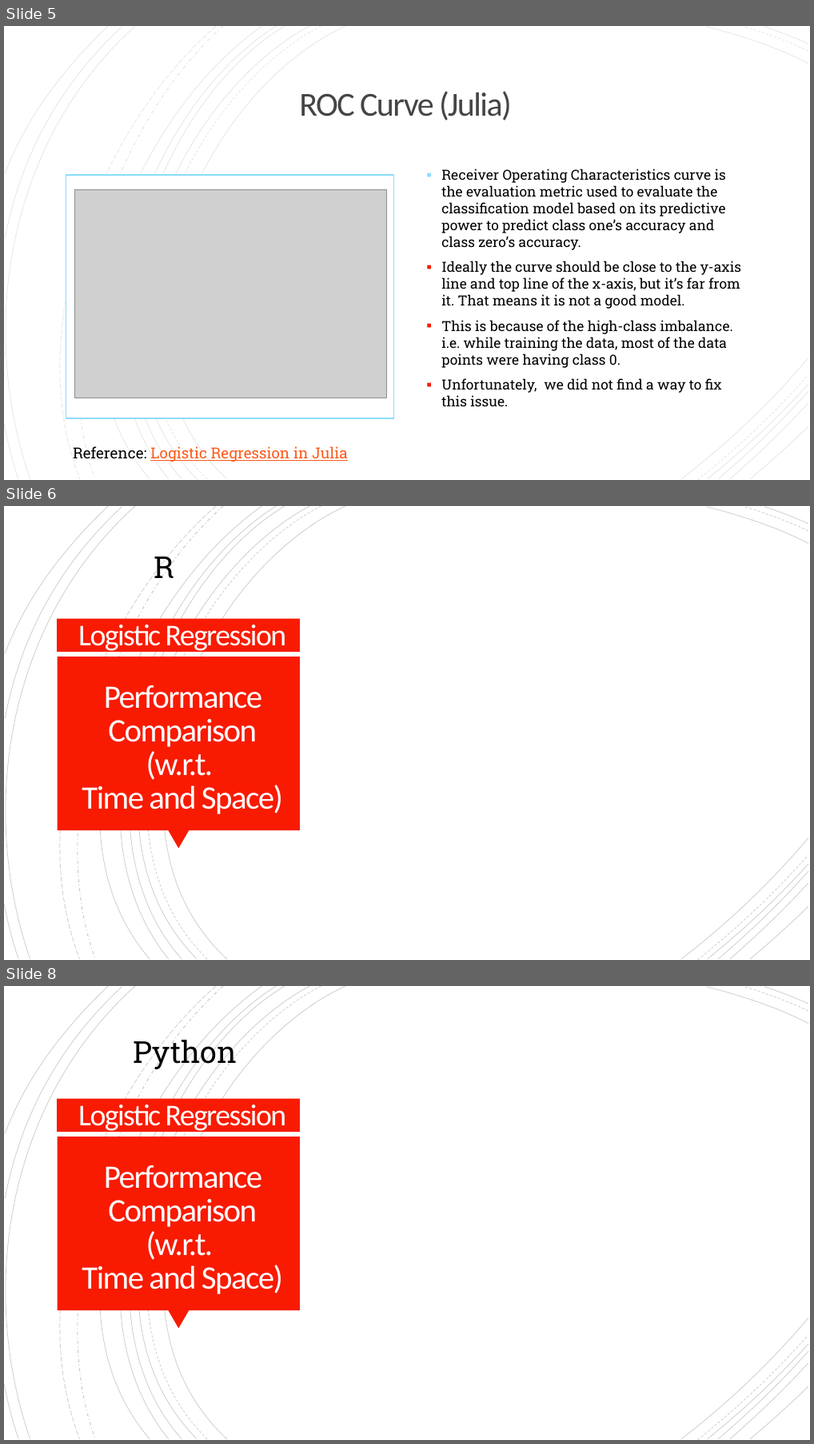
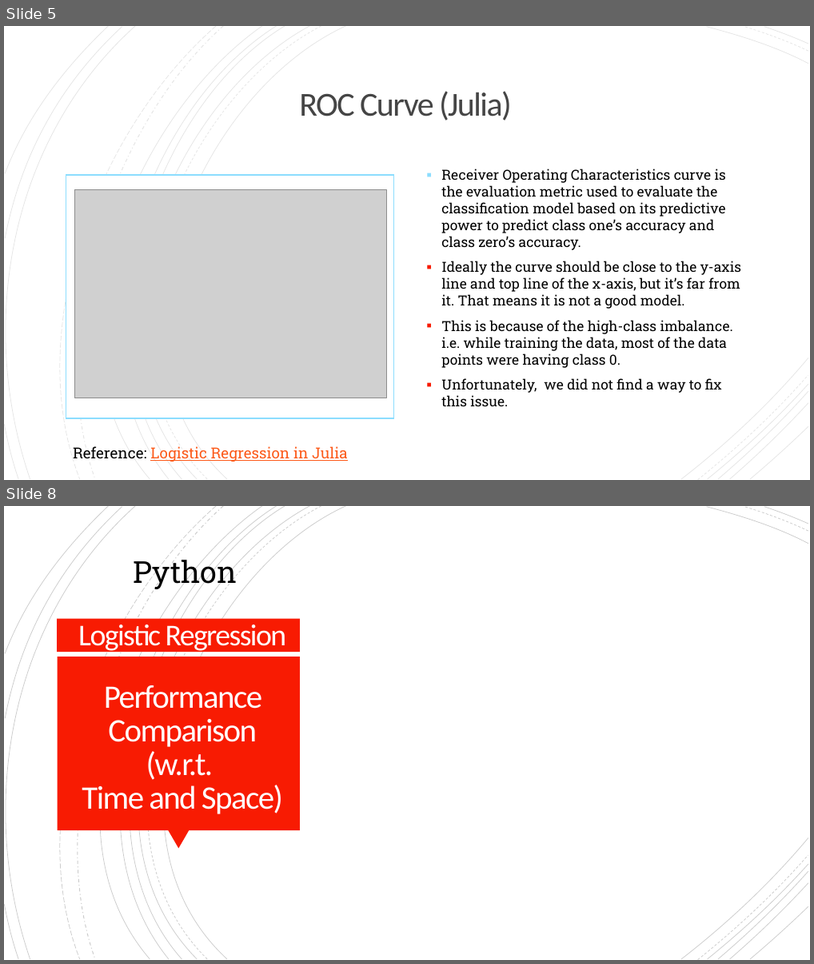
Before and after one commit to ymart1n/ML-Research-Repo, a slide deck: Homework 1/hw1-pre.pptx. Shown one above the other, each under a label of ours: slides 5, 6 and 8 before the commit, slides 5 and 8 after it; the slides between them are not shown. The pictures are 814x1444 and 814x964 pixels, drawn with LibreOffice and Linux fonts; fonts in the diff are those of the drawing; grey boxes stand for pictures. Boxes give left, top, right and bottom in pixels: in the first picture for what was removed or moved away, otherwise in the second. Text is boxed around its words. In the diff, an @@ line names an element or a change of style, - is before the commit and + after.

```diff
--- a/Homework 1/hw1-pre.pptx
+++ b/Homework 1/hw1-pre.pptx
@@ slide 6 removed at (4,506,810,960), background #FFFFFF; not listed: 24 template elements that a slide beside it also shows @@
@@ text removed at (154,552,175,585) @@
-R
@@ title removed at (78,624,287,652) @@
-Logistic Regression
@@ text removed at (82,685,283,814) @@
-Performance Comparison
-(w.r.t.
-Time and Space)
```
Also in this commit, not shown: 4 slides changed, 1 slide added, 2 other slides removed, 3 other files.
